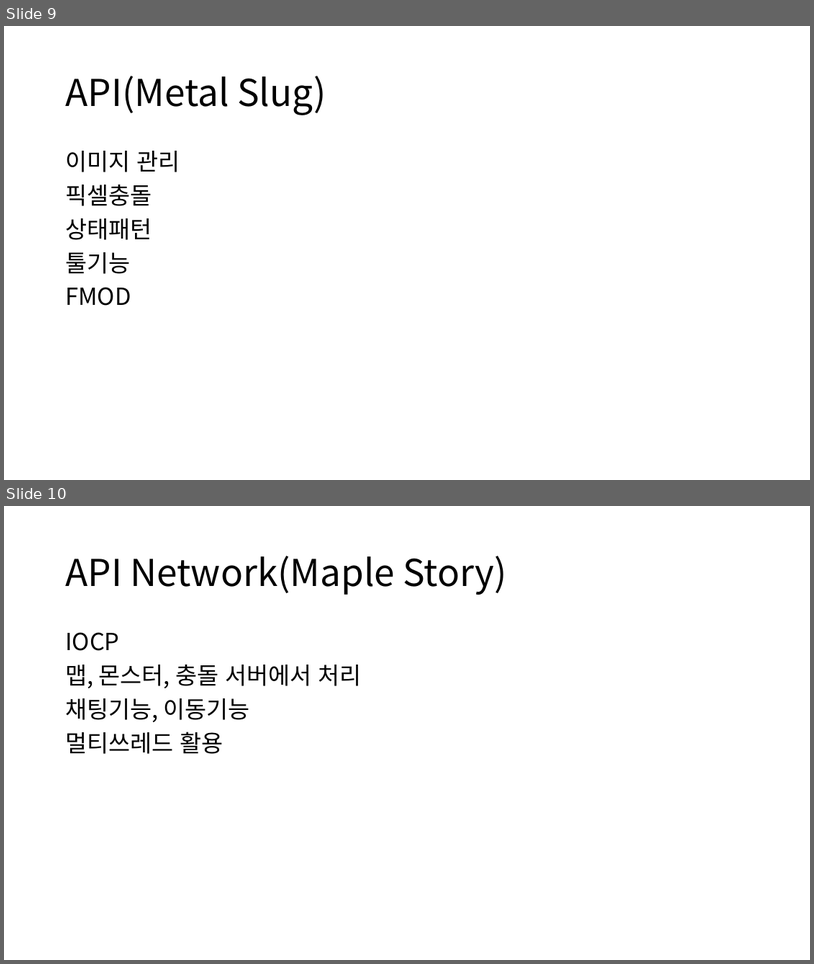
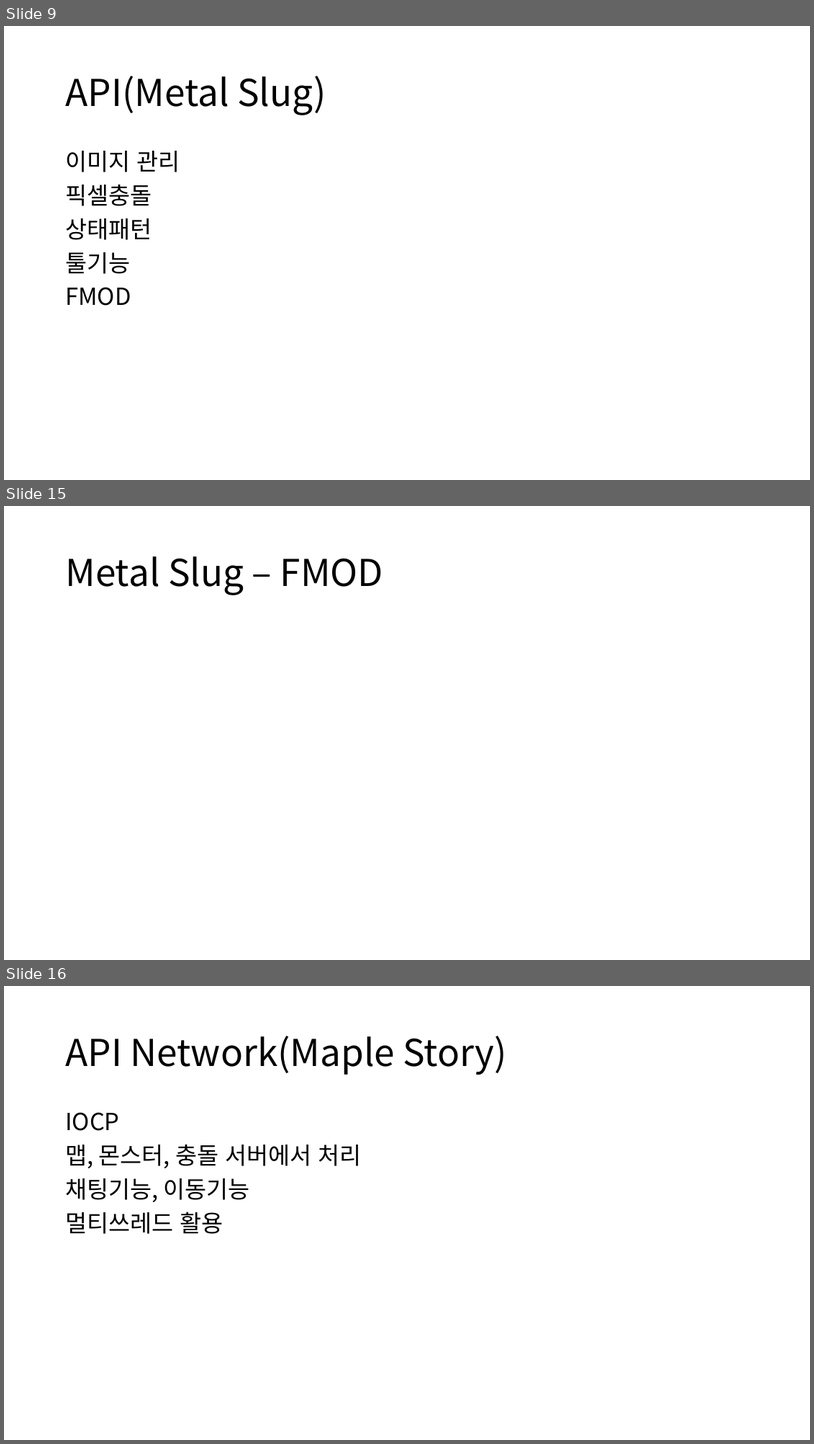
Before and after one commit to GanZiPokPung/SHARE_FILES, a slide deck: 포트폴리오 설명/포트폴리오 소개.pptx. Shown one above the other, each under a label of ours: slides 9 and 10 before the commit, slides 9, 15 and 16 after it; the slides between them are not shown. The pictures are 814x964 and 814x1444 pixels, drawn with LibreOffice and Linux fonts; fonts in the diff are those of the drawing. Boxes give left, top, right and bottom in pixels: in the first picture for what was removed or moved away, otherwise in the second. Text is boxed around its words. In the diff, an @@ line names an element or a change of style, - is before the commit and + after.

```diff
--- a/포트폴리오 설명/포트폴리오 소개.pptx
+++ b/포트폴리오 설명/포트폴리오 소개.pptx
@@ slide 15 added at (4,506,810,960), background #FFFFFF @@
@@ title added at (65,556,383,595), 44 pt, text #000000 @@
+Metal Slug – FMOD
@@ what was slide 10 is now slide 16 @@
```
Also in this commit, not shown: 5 other slides added, 1 other file.
